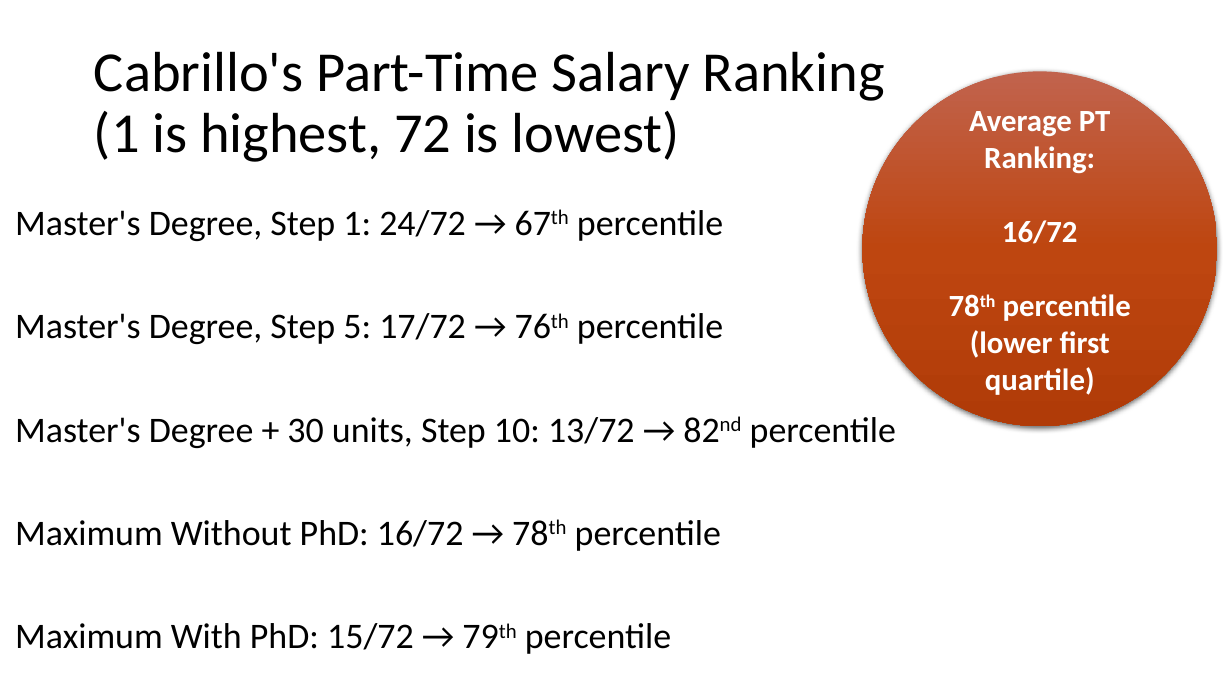
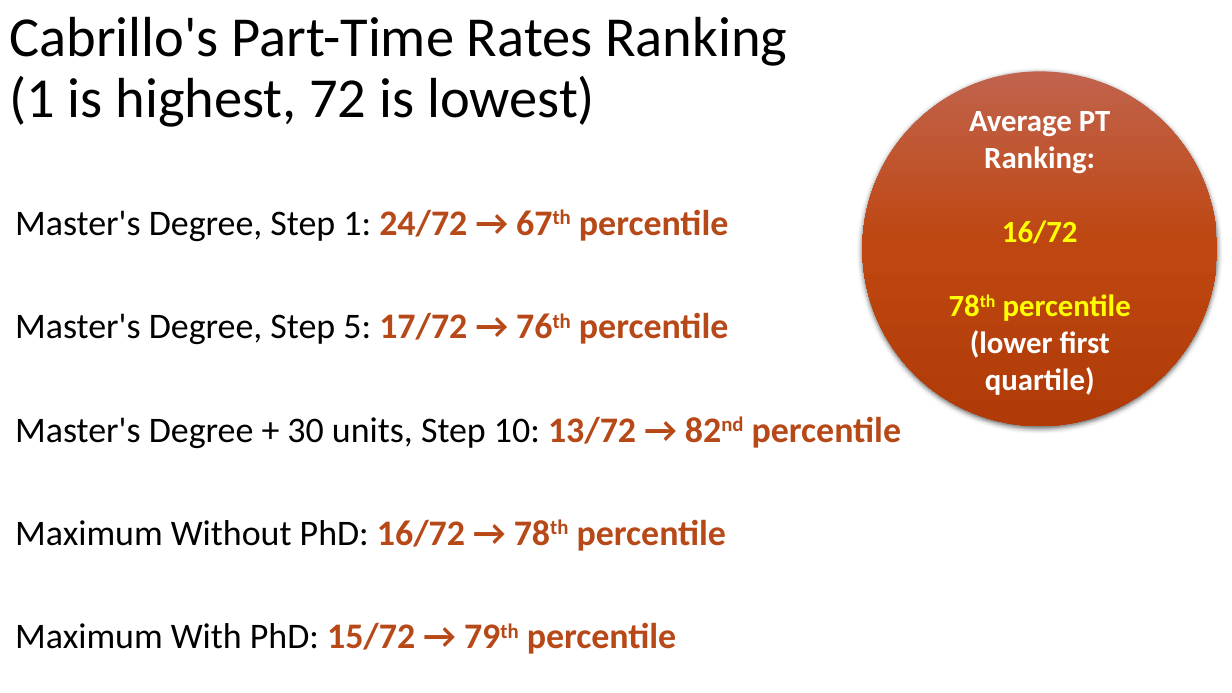
Before and after one commit to jeffreybergamini/ccc-salary-study, a slide deck: slide 7 of cabrillo-summary.pptx. Drawn at 1232x693 pixels with LibreOffice and Linux fonts; fonts in the diff are those of the drawing. Boxes give left, top, right and bottom in pixels: in the first picture for what was removed or moved away, otherwise in the second. Text is boxed around its words. In the diff, an @@ line names an element or a change of style, - is before the commit and + after.

```diff
--- a/cabrillo-summary.pptx
+++ b/cabrillo-summary.pptx
@@ title at <box>9,16,787,127</box>: text changed @@
-Cabrillo's Part-Time Salary Ranking
-(1 is highest, 72 is lowest)
+Cabrillo's Part-Time Rates Ranking
+(1 is highest, 72 is lowest)
@@ text "Master's Degree, Step 1: 24/72 ..." at <box>15,209,901,654</box>: text colour #000000 to #B74919, bold on in "24/72 → 67th percentile", "17/72 → 76th percentile", "13/72 → 82nd percentile", "16/72 → 78th percentile" and 1 more places @@
@@ text in ellipse at <box>1002,220,1131,321</box>: text colour #FFFFFF to #FFFF00 in "16/72", "78th percentile" @@
```
Also in this commit, not shown: 11 other slides changed, 1 other file.
